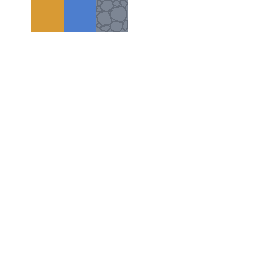
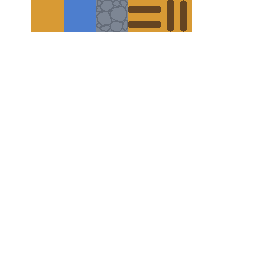
Layer changes from the first 256 x 256 image to the second:
painted on "Background" over left=128, top=0, right=192, bottom=32
